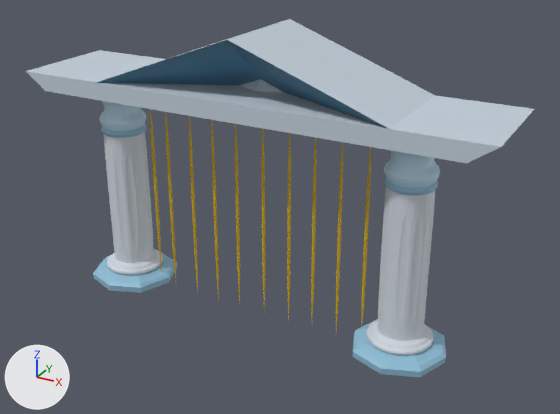
Before and after pictures for a commit that changed the FBX model Assets/Models/puertaFinal.fbx.
Camera for both pictures: a camera (50 mm lens) standing at (-16.75, -6.8, 4.92) and looking at (-20.55, 0.1, 1.46). The axes (+X, +Y, +Z) are drawn at lower left. The lights are the same throughout. Where no turn or scale is listed for an object, it has been applied to the vertices.
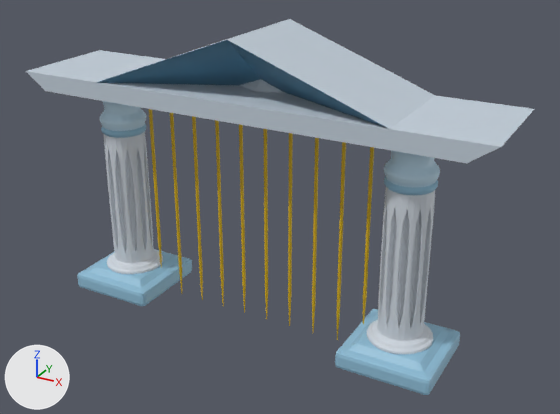
The newer file is also turned or shifted as a whole; pictures and numbers use the older file's frame.

The change in detail:
Mesh me_mesh_001_1 is new.
It has 9976 vertices, 9968 faces and spans x -3.93..0.37, y -0.37..0.37, z 0.0..2.31.
It uses material mat_material_017 (picture img_lh8ythvm__1__png).
Mesh me_circle_006 is new.
It has 224 vertices, 220 faces and spans x -0.52..4.09, y -0.52..0.52, z -0.25..0.03.
It uses material mat_material_017 (picture img_lh8ythvm__1__png).
Mesh me_cylinder_011 is new.
It has 960 vertices, 660 faces and spans x -4.62..-1.85, y -0.02..0.02, z -1.61..0.97.
It uses material mat_material_018 (picture img_lh8ythvm__1__png).
Object 'Circle.001' (ob_circle_001) is deleted.
Object 'Cylinder.004' (ob_cylinder_004) is deleted.
Object 'PilaresPuerta' (ob_pilarespuerta) is new; it shows me_mesh_001_1.
Its location is (-19.036, 0.0, 0.298).
Object 'PilaresPuerta.002' (ob_pilarespuerta_002) is new; it shows me_circle_006.
Its location is (-22.599, 0.0, 0.298).
Object 'Rejas.008' (ob_rejas_008) is new; it shows me_cylinder_011.
Its location is (-17.588, -0.001, 1.643).

Where the change shows, as pixel boxes [x1, y1, x2, y2] in the pictures (560 x 414 px):
'Circle.001', deleted: before [93, 101, 446, 377]
'PilaresPuerta', added: after [99, 101, 440, 354]
'PilaresPuerta.002', added (blue): after [77, 249, 460, 395]
'Rejas.008', added (yellow): after [149, 109, 374, 340]
'Cylinder.004', deleted (yellow): before [150, 109, 371, 329]
